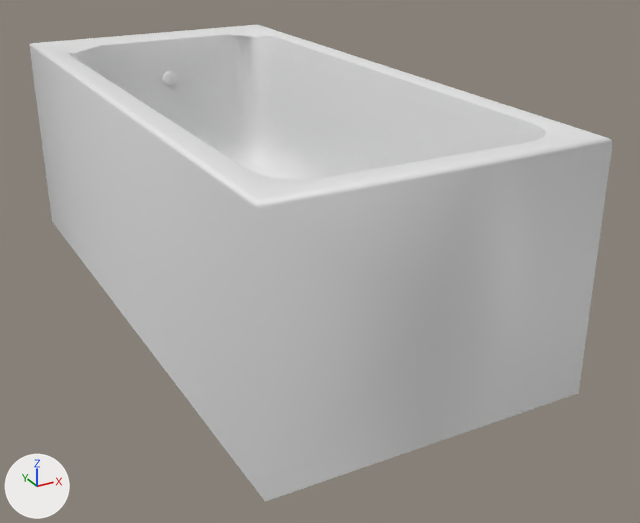
The FBX model Fossa CRPG Project/Assets/Art/3d/Models/Furniture/Bath.fbx, before and after one commit.
Before and after are seen from a camera (50 mm lens) standing at (0.283, -1.835, 0.964) and looking at (1.221, -0.129, 0.11). Arrows for +X, +Y and +Z are at lower left; the lights stay in place. Where no turn or scale is listed for an object, it has been applied to the vertices.

The first picture shows 'Bath'.
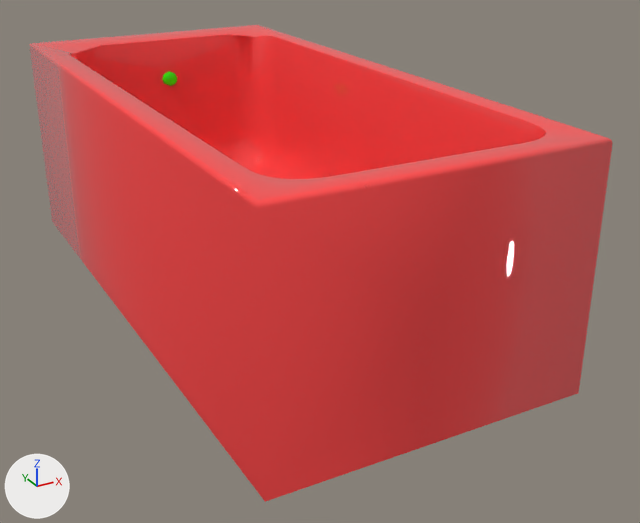
The newer file is also turned or shifted as a whole; pictures and numbers use the older file's frame.

Pixel boxes (x1, y1, x2, y2) of what changed, in the pictures (640 x 523 px):
part 1 of me_mesh, recoloured (grey to green): (162, 71, 177, 86) in both
part 2 of me_mesh, recoloured (grey to red): (29, 24, 317, 264) in both
part 3 of me_mesh, recoloured (grey to red): (242, 121, 613, 502) in both
part 4 of me_mesh, recoloured (grey to red): (64, 72, 366, 501) in both
part 5 of me_mesh, recoloured (white to red): (64, 65, 259, 209) in both
part 6 of me_mesh, recoloured (grey to red): (297, 44, 607, 170) in both

Diff of the bpy script that builds the scene:
```diff
--- a/Fossa CRPG Project/Assets/Art/3d/Models/Furniture/Bath.fbx.py
+++ b/Fossa CRPG Project/Assets/Art/3d/Models/Furniture/Bath.fbx.py
@@ mat_0w3___default @@
+mat_0w3___default = principled_material('0w3 - Default')
+mat_0w3___default.base_color = (0.04, 1.0, 0.0)  # green #38ff00
+mat_0w3___default.roughness = 0.0
@@ mat_01___default @@
+mat_01___default = principled_material('01 - Default')
+mat_01___default.base_color = (1.0, 0.0658, 0.0658)  # red #ff4949
+mat_01___default.roughness = 0.0
@@ mat_02___default @@
+mat_02___default = principled_material('02 - Default')
+mat_02___default.base_color = (0.0, 0.389, 0.974)  # blue #00a8fc
+mat_02___default.roughness = 0.0
@@ me_mesh @@
 me_mesh.from_pydata(...)  # 527 vertices, 554 faces; spans x -0.35..0.35, y -1.48..0.0, z -0.265..0.265
 # used by ob_bath; location = (1.13, 0.739, 0.266)
+# me_mesh part 1: all 40 faces centred in x -0.019..0.019, y -0.152..-0.141, z 0.14..0.173 switch from no material to mat_0w3___default (green #38ff00)
+# me_mesh part 2: 258 of the faces centred in x -0.35..0.35, y -0.35..0.0, z -0.265..0.265 switch from no material to mat_01___default (red #ff4949)
+# me_mesh part 3: 183 of the faces centred in x -0.312..0.312, y -1.48..-1.279, z -0.177..0.265 switch from no material to mat_01___default (red #ff4949)
+# me_mesh part 4: 26 of the faces centred in x -0.35..0.35, y -0.931..-0.598, z -0.265..-0.002 switch from no material to mat_01___default (red #ff4949)
+# me_mesh part 5: 8 of the faces centred in x -0.35..-0.287, y -0.931..-0.838, z 0.13..0.265 switch from no material to mat_01___default (red #ff4949)
+# me_mesh part 6: 8 of the faces centred in x 0.288..0.35, y -0.935..-0.841, z 0.136..0.265 switch from no material to mat_01___default (red #ff4949)
+me_mesh.materials.append(mat_02___default)  # blue #00a8fc
```
